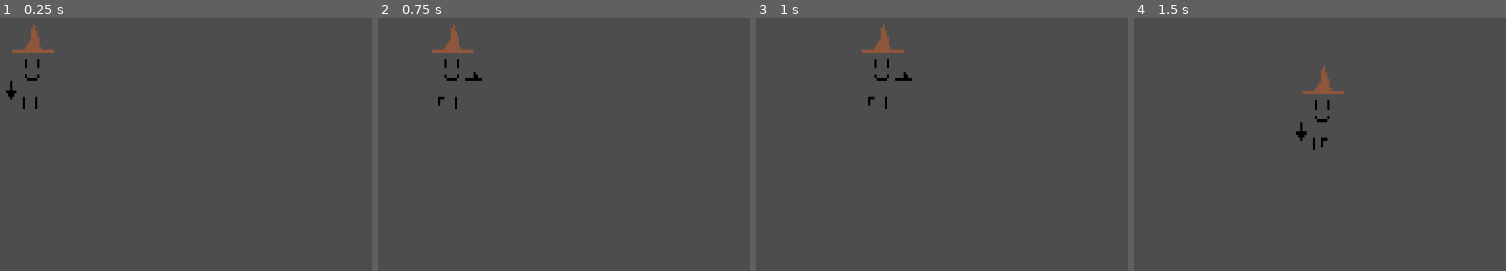
Above: before the commit, frames 1-4 (left to right).
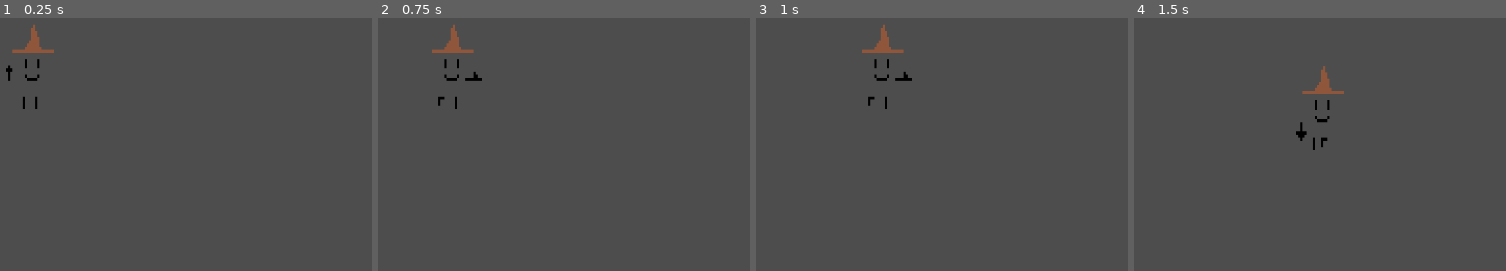
Above: after the commit, the same moments.

Repository: CplCanuck/mru-hacks-2025
Game: Godot game, scene res://Scenes/player_test.tscn
Two runs of this game, one before a commit and one after it. Both use one fixed random seed, a clock stepped at 60 frames per second and the inputs below.
Inputs:
- Up to frame 1 (0.25 s): no input
- Up to frame 2 (0.75 s): tap Enter at 0.5 s; hold D (right) from 0.53 s (still down)
- Up to frame 3 (1 s): keep holding D (right)
- Up to frame 4 (1.5 s): release D (right) at 1.28 s; hold S (down) from 1.28 s (still down)

The runs differ from the first frame. In frame 1, 0.1% of the frame differs, in the area x 1-5%, y 18-33%; in frame 2, nothing differs; in frame 3, nothing differs; in frame 4, nothing differs.

Commit message:
Add Idle and Walking Animations

Diff:
--- a/Scenes/player.gd
+++ b/Scenes/player.gd
@@ -4,6 +4,8 @@
 const SPEED = 300.0
 const JUMP_VELOCITY = -400.0
 
+var attacking := false
+var dashing := false
 
 func _physics_process(_delta: float) -> void:
     # Get the input direction and handle the movement/deceleration.
--- a/Scenes/player.tscn
+++ b/Scenes/player.tscn
@@ -164,6 +164,10 @@
 &"RunUp": SubResource("Animation_x3wgy")
 }
 
+[sub_resource type="AnimationNodeBlendSpace2D" id="AnimationNodeBlendSpace2D_6t5aa"]
+
+[sub_resource type="AnimationNodeBlendSpace2D" id="AnimationNodeBlendSpace2D_vgqql"]
+
 [sub_resource type="AnimationNodeAnimation" id="AnimationNodeAnimation_pu2lt"]
 animation = &"IdleDown"
 
@@ -215,20 +219,48 @@
 
 [sub_resource type="AnimationNodeStateMachineTransition" id="AnimationNodeStateMachineTransition_vgqql"]
 advance_mode = 2
-advance_condition = &"run"
+advance_expression = "velocity"
 
 [sub_resource type="AnimationNodeStateMachineTransition" id="AnimationNodeStateMachineTransition_fkybt"]
 advance_mode = 2
-advance_condition = &"idle"
+advance_expression = "!velocity"
+
+[sub_resource type="AnimationNodeStateMachineTransition" id="AnimationNodeStateMachineTransition_x3wgy"]
+advance_mode = 2
+advance_expression = "attacking"
+
+[sub_resource type="AnimationNodeStateMachineTransition" id="AnimationNodeStateMachineTransition_3smsa"]
+advance_mode = 2
+advance_expression = "attacking"
+
+[sub_resource type="AnimationNodeStateMachineTransition" id="AnimationNodeStateMachineTransition_8erm5"]
+advance_mode = 2
+advance_expression = "dashing"
+
+[sub_resource type="AnimationNodeStateMachineTransition" id="AnimationNodeStateMachineTransition_f1ek2"]
+advance_mode = 2
+advance_expression = "dashing"
+
+[sub_resource type="AnimationNodeStateMachineTransition" id="AnimationNodeStateMachineTransition_tx1dd"]
+advance_mode = 2
+advance_expression = "dashing"
+
+[sub_resource type="AnimationNodeStateMachineTransition" id="AnimationNodeStateMachineTransition_gymyn"]
+advance_mode = 2
+advance_expression = "!dashing"
 
 [sub_resource type="AnimationNodeStateMachine" id="AnimationNodeStateMachine_fd4e3"]
+states/Attack/node = SubResource("AnimationNodeBlendSpace2D_6t5aa")
+states/Attack/position = Vector2(1552.5267, 77.56955)
+states/Dash/node = SubResource("AnimationNodeBlendSpace2D_vgqql")
+states/Dash/position = Vector2(1553.166, 245.99387)
 states/End/position = Vector2(1851.3334, 144.54869)
 states/Idle/node = SubResource("AnimationNodeBlendSpace2D_cvnsp")
-states/Idle/position = Vector2(1370.6666, 145.14944)
+states/Idle/position = Vector2(1364.6666, 246.38315)
 states/Run/node = SubResource("AnimationNodeBlendSpace2D_3smsa")
-states/Run/position = Vector2(1560.1482, 144.51414)
-states/Start/position = Vector2(1197.3334, 142.46364)
-transitions = ["Start", "Idle", SubResource("AnimationNodeSt …(134 unchanged characters)… mationNodeStateMachineTransition_fkybt")]
+states/Run/position = Vector2(1364.7572, 77.43997)
+states/Start/position = Vector2(1174.6667, 246.7897)
+transitions = ["Start", "Idle", SubResource("AnimationNodeSt …(134 unchanged characters)… mationNodeStateMachineTransition_fkybt"), "Run", "Attack", SubResource("AnimationNodeStateMachineTransition_x3wgy"), "Idle", "Attack", SubResource("AnimationNodeStateMachineTransition_3smsa"), "Attack", "Dash", SubResource("AnimationNodeStateMachineTransition_8erm5"), "Run", "Dash", SubResource("AnimationNodeStateMachineTransition_f1ek2"), "Idle", "Dash", SubResource("AnimationNodeStateMachineTransition_tx1dd"), "Dash", "Idle", SubResource("AnimationNodeStateMachineTransition_gymyn")]
 
 [node name="Player" type="CharacterBody2D"]
 script = ExtResource("1_cvnsp")
@@ -240,7 +272,7 @@
 texture_filter = 1
 scale = Vector2(3, 4.5)
 texture = ExtResource("2_cvnsp")
-hframes = 12
+hframes = 20
 
 [node name="AnimationPlayer" type="AnimationPlayer" parent="."]
 libraries = {
@@ -249,9 +281,10 @@
 
 [node name="AnimationTree" type="AnimationTree" parent="."]
 tree_root = SubResource("AnimationNodeStateMachine_fd4e3")
+advance_expression_base_node = NodePath("..")
 anim_player = NodePath("../AnimationPlayer")
-parameters/conditions/idle = false
-parameters/conditions/run = false
+parameters/Attack/blend_position = Vector2(0, 0)
+parameters/Dash/blend_position = Vector2(0, 0)
 parameters/Idle/blend_position = Vector2(0, 0)
 parameters/Run/blend_position = Vector2(0, 0)
 
--- a/Scenes/player_animation_tree.gd
+++ b/Scenes/player_animation_tree.gd
@@ -2,6 +2,8 @@
 
 @export var animation_tree: AnimationTree
 @onready var player : CharacterBody2D = get_owner()
+
+var last_facing_direction := Vector2(0, -1)
 
 
 # Called every frame. 'delta' is the elapsed time since the previous frame.
@@ -9,8 +11,9 @@
 
     var idle = !player.velocity
 
-    animation_tree.set("parameters/conditions/idle", idle)
-    animation_tree.set("parameters/conditions/run", !idle)
+    if !idle:
+        last_facing_direction = player.velocity.normalized()
 
-    animation_tree.set("parameters/Idle/blend_position", player.velocity.normalized())
-    animation_tree.set("parameters/Run/blend_position", player.velocity.normalized())
+    animation_tree.set("parameters/Idle/blend_position", last_facing_direction)
+    animation_tree.set("parameters/Run/blend_position", last_facing_direction)
+    #animation_tree.set()
Binary file changed: Assets/placeholderWitch-Sheet.png
Not shown: 1 places in Scenes/player.tscn that only renumber resources
